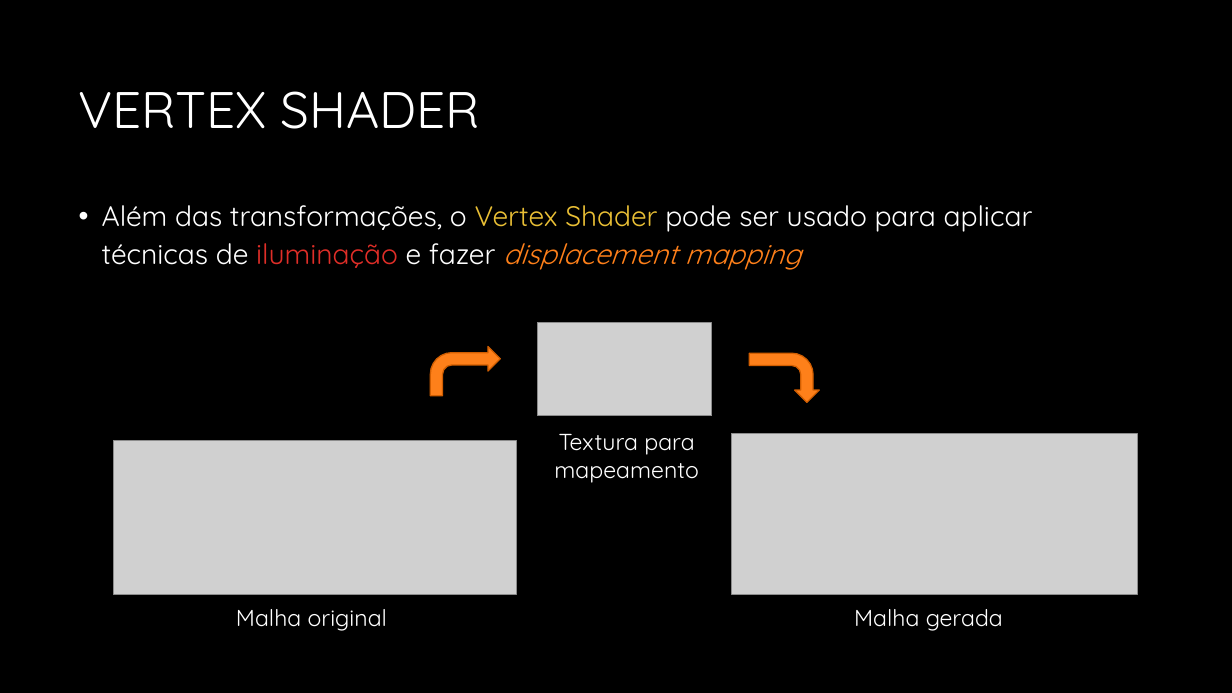
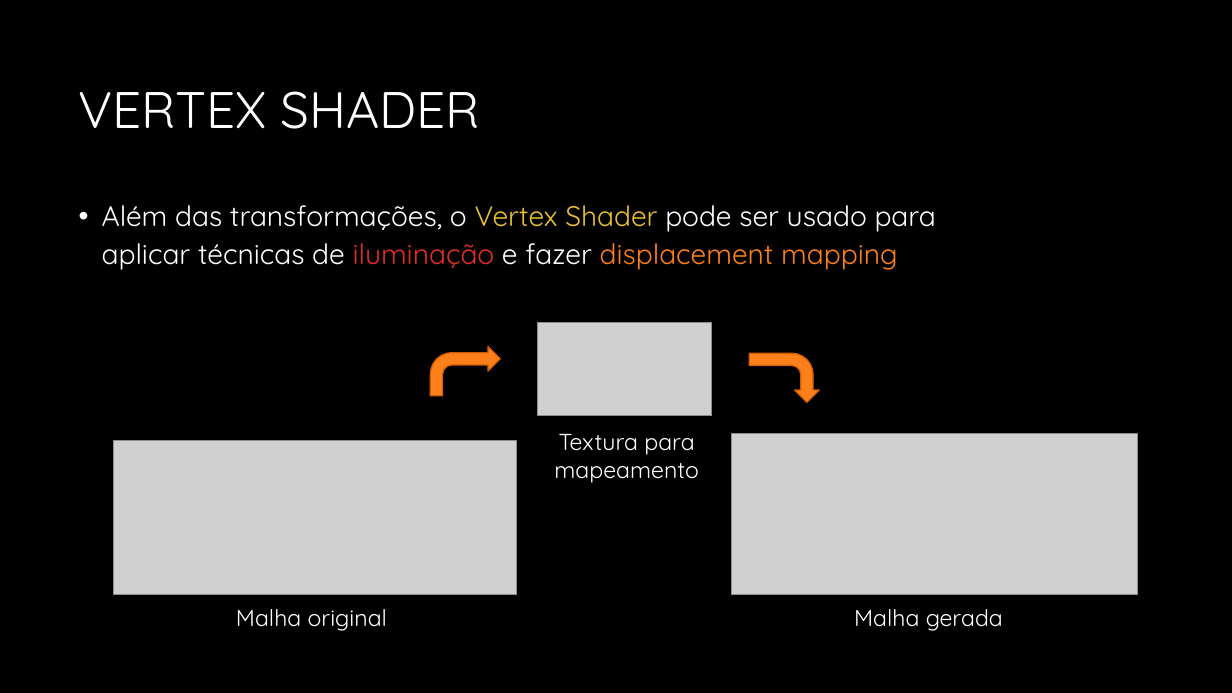
Before and after one commit to JudsonSS/CG, a slide deck: slide 22 of Slides/07. Pipeline Gráfico.pptx (slide 21 before the commit). Drawn at 1232x693 pixels with LibreOffice and Linux fonts; fonts in the diff are those of the drawing; grey boxes stand for pictures; background and template pictures are left out. Boxes give left, top, right and bottom in pixels: in the first picture for what was removed or moved away, otherwise in the second. Text is boxed around its words. In the diff, an @@ line names an element or a change of style, - is before the commit and + after.

```diff
--- a/Slides/07. Pipeline Gráfico.pptx
+++ b/Slides/07. Pipeline Gráfico.pptx
@@ text "Além das transformações, o Vertex ..." at <box>102,205,936,270</box>: italic off in "displacement mapping" @@
```
Also in this commit, not shown: 5 other slides changed, 1 slide added.
